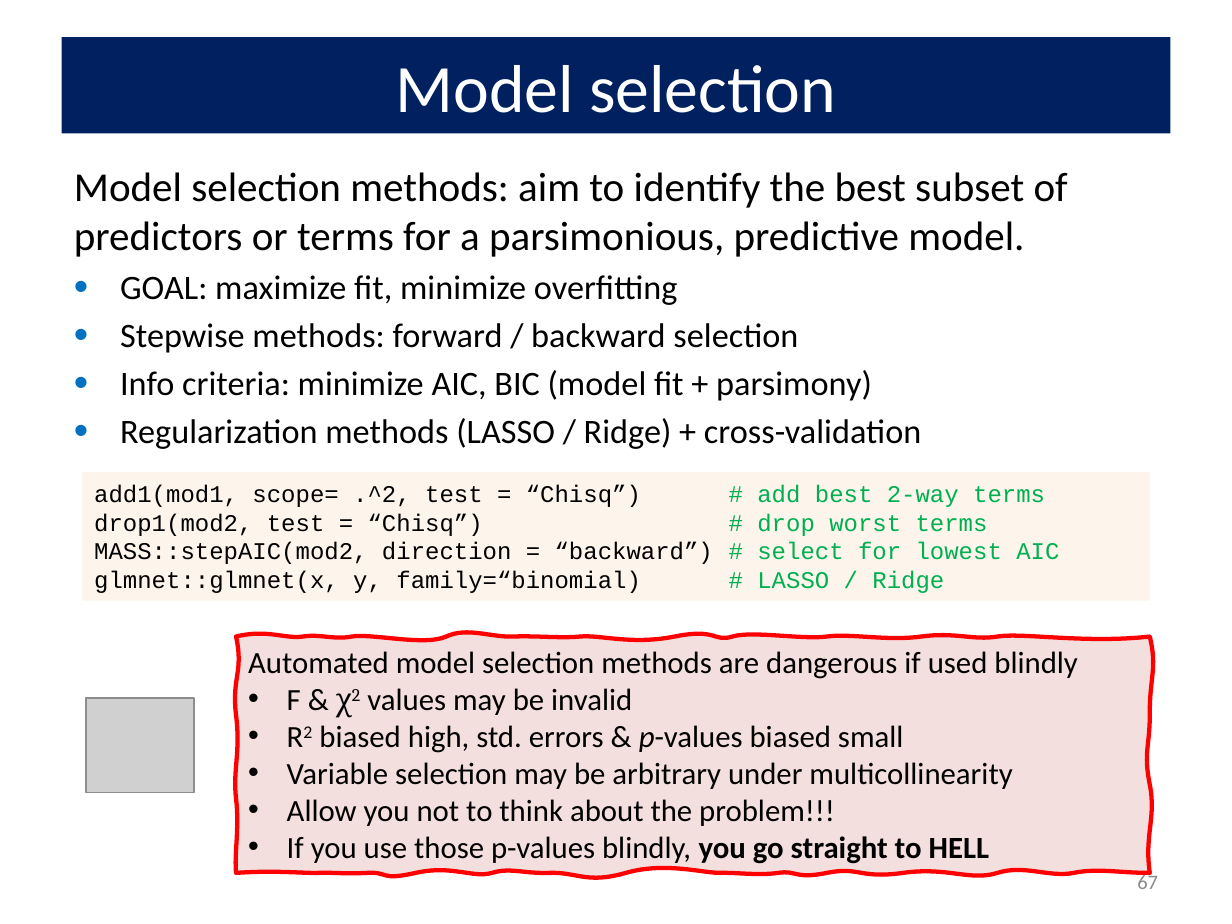
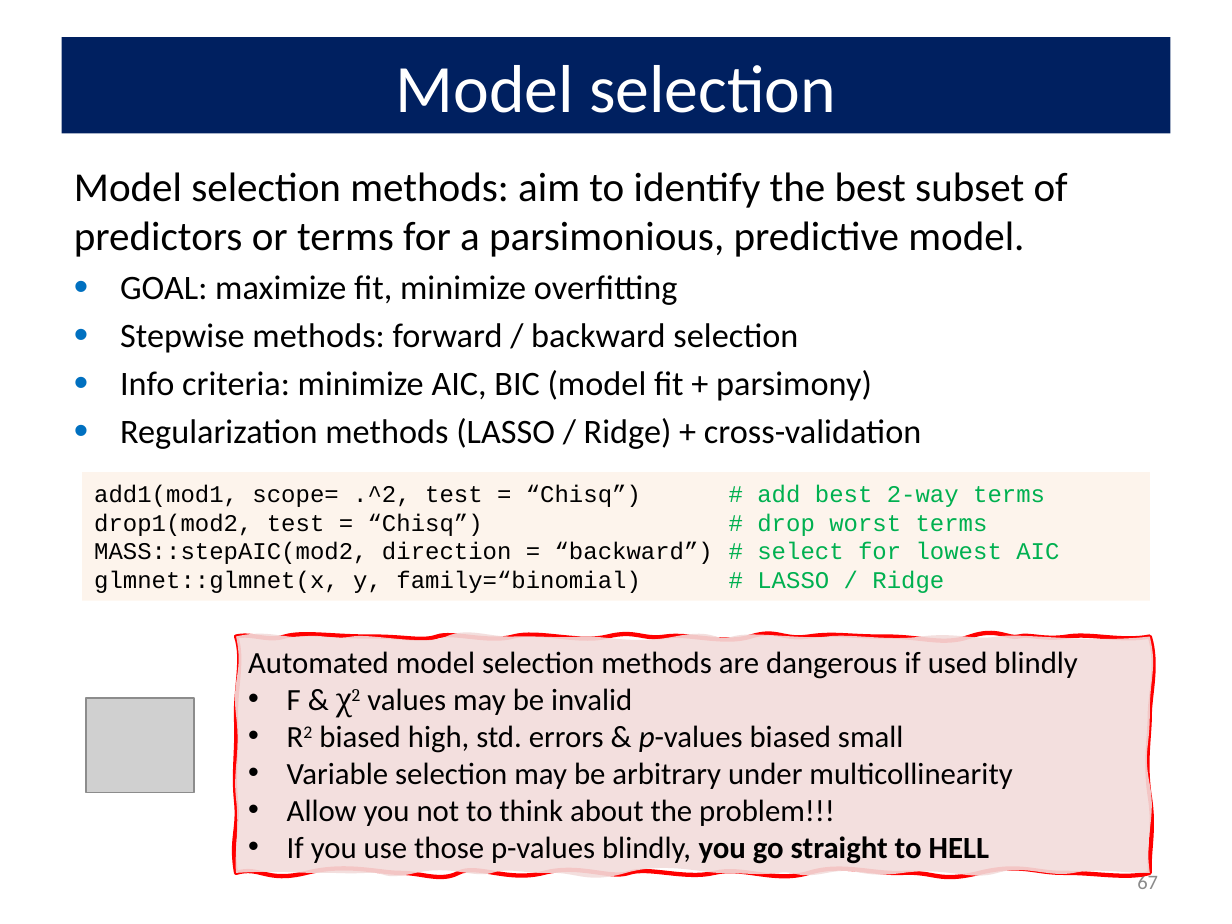
Before and after one commit to friendly/psy6136, a slide deck: slide 67 of lectures/06-Logistic.pptx. Drawn at 1232x924 pixels with LibreOffice and Linux fonts; fonts in the diff are those of the drawing; grey boxes stand for pictures. Boxes give left, top, right and bottom in pixels: in the first picture for what was removed or moved away, otherwise in the second. Text is boxed around its words. In the diff, an @@ line names an element or a change of style, - is before the commit and + after.

```diff
--- a/lectures/06-Logistic.pptx
+++ b/lectures/06-Logistic.pptx
@@ freeform shape "Automated model selection methods are ..." at (237, 637, 1151, 873): outline redrawn @@
```
Also in this commit, not shown: 3 other slides changed, 1 slide added, 58 other files.
